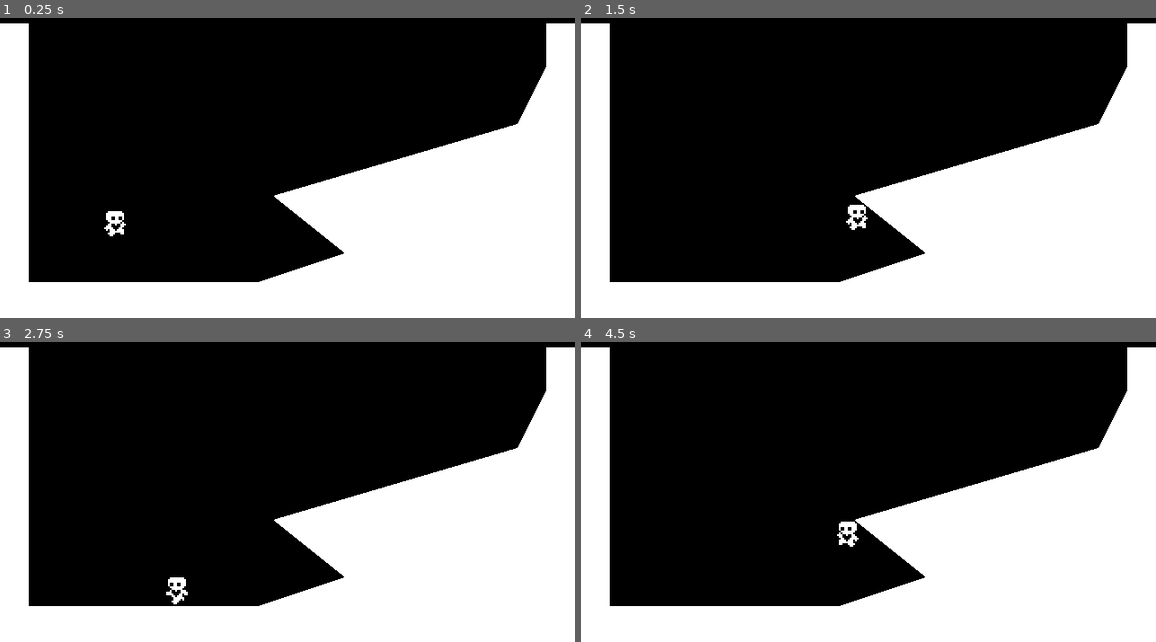
Above: before the commit, frames 1-4 (two rows, left to right).
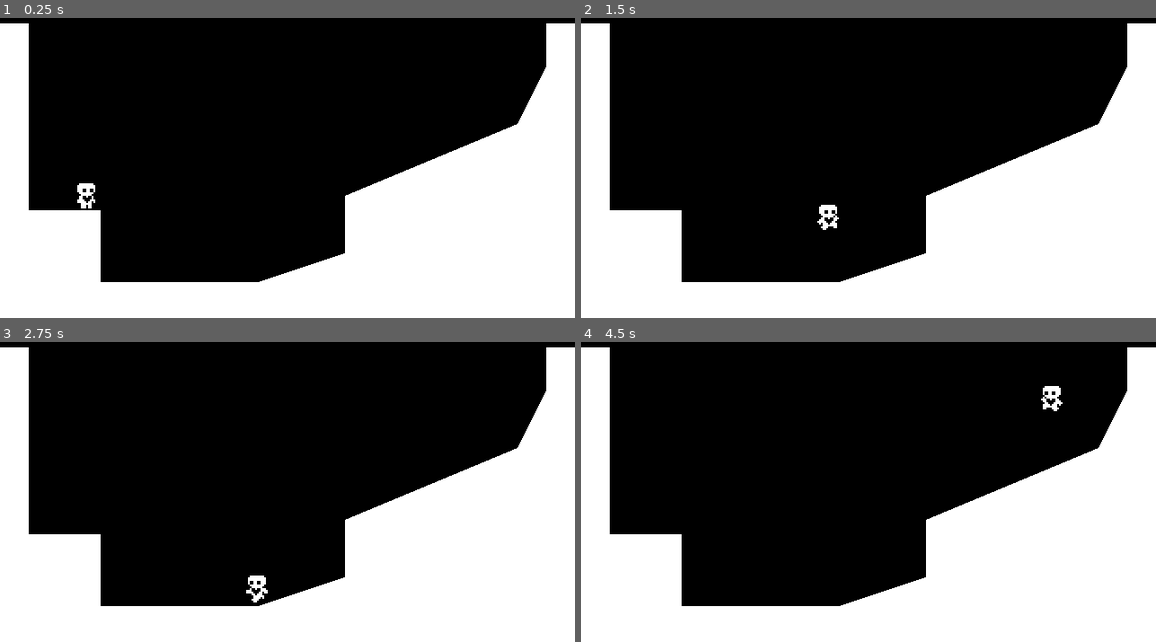
Above: after the commit, the same moments.

Repository: chapmanh/20230724---Heart-Platformer
Game: Godot game, scene res://world.tscn
Same seed, same stepped clock (60 frames per second), same inputs: the game is played once before the commit and once after it.
Inputs:
- Up to frame 1 (0.25 s): no input
- Up to frame 2 (1.5 s): hold D (move_right) from 0.53 s (still down); tap W (jump) at 0.6, 0.77, 1.07, 1.35 s
- Up to frame 3 (2.75 s): tap W (jump) at 1.52, 1.82, 2.1 s; release D (move_right) at 2.03 s; hold A (move_left) from 2.03 s (still down)
- Up to frame 4 (4.5 s): release A (move_left) at 2.78 s; hold D (move_right) 2.78-4.28 s; tap W (jump) at 2.85, 3.02, 3.32, 3.6, 3.77, 4.07, 4.35 s; hold A (move_left) from 4.28 s (still down)

The runs differ from the first frame. In frame 1, 6.0% of the frame differs, in the area x 5-90%, y 35-89%; in frame 2, 6.1%; in frame 3, 6.1%; in frame 4, 6.1%.

Commit message:
Added Coyote Jumping

Diff:
--- a/player.gd
+++ b/player.gd
@@ -8,6 +8,7 @@
 var gravity = ProjectSettings.get_setting("physics/2d/default_gravity")
 
 @onready var animated_sprite_2d = $AnimatedSprite2D
+@onready var coyote_jump_timer = $CoyoteJumpTimer
 
 func _physics_process(delta):
 	apply_gravity(delta)
@@ -16,17 +17,22 @@
 	handle_acceleration(input_axis, delta)
 	apply_friction(input_axis, delta)
 	update_animations(input_axis, velocity.x)
+	var was_on_floor = is_on_floor()
 	move_and_slide()
+	var just_left_ledge = (was_on_floor != is_on_floor()) and velocity.y >=0
+	if just_left_ledge:
+		coyote_jump_timer.start()
+
 
 func apply_gravity(delta):
 	if not is_on_floor():
 		velocity.y += gravity * delta
 
 func handle_jump():
-	if is_on_floor():
+	if is_on_floor() or coyote_jump_timer.time_left > 0.0:
 		if Input.is_action_just_pressed("jump"):
 			velocity.y = JUMP_VELOCITY
-	else:
+	elif !is_on_floor():
 		if Input.is_action_just_released("jump") and velocity.y < JUMP_VELOCITY / 2:
 			velocity.y = JUMP_VELOCITY / 2
 
--- a/player.tscn
+++ b/player.tscn
@@ -92,3 +92,7 @@
 [node name="CollisionShape2D" type="CollisionShape2D" parent="."]
 position = Vector2(0, -8)
 shape = SubResource("RectangleShape2D_xq2nj")
+
+[node name="CoyoteJumpTimer" type="Timer" parent="."]
+wait_time = 0.1
+one_shot = true
--- a/world.tscn
+++ b/world.tscn
@@ -9,9 +9,9 @@
 [node name="StaticBody2D" type="StaticBody2D" parent="."]
 
 [node name="CollisionPolygon2D" type="CollisionPolygon2D" parent="StaticBody2D"]
-polygon = PackedVector2Array(16, 16, 16, 96, 16, 160, 48, 160, 80, 160, 128, 160, 144, 160, 192, 144, 152, 112, 288, 72, 304, 40, 304, 24, 304, 16, 320, 16, 320, 192, 0, 192, 0, 16)
+polygon = PackedVector2Array(16, 16, 16, 120, 56, 120, 56, 160, 80, 160, 128, 160, 144, 160, 192, 144, 192, 112, 288, 72, 304, 40, 304, 24, 304, 16, 320, 16, 320, 192, 0, 192, 0, 16)
 
 [node name="Polygon2D" type="Polygon2D" parent="StaticBody2D/CollisionPolygon2D"]
 
 [node name="Player" parent="." instance=ExtResource("2_tc43j")]
-position = Vector2(64, 104)
+position = Vector2(48, 120)
